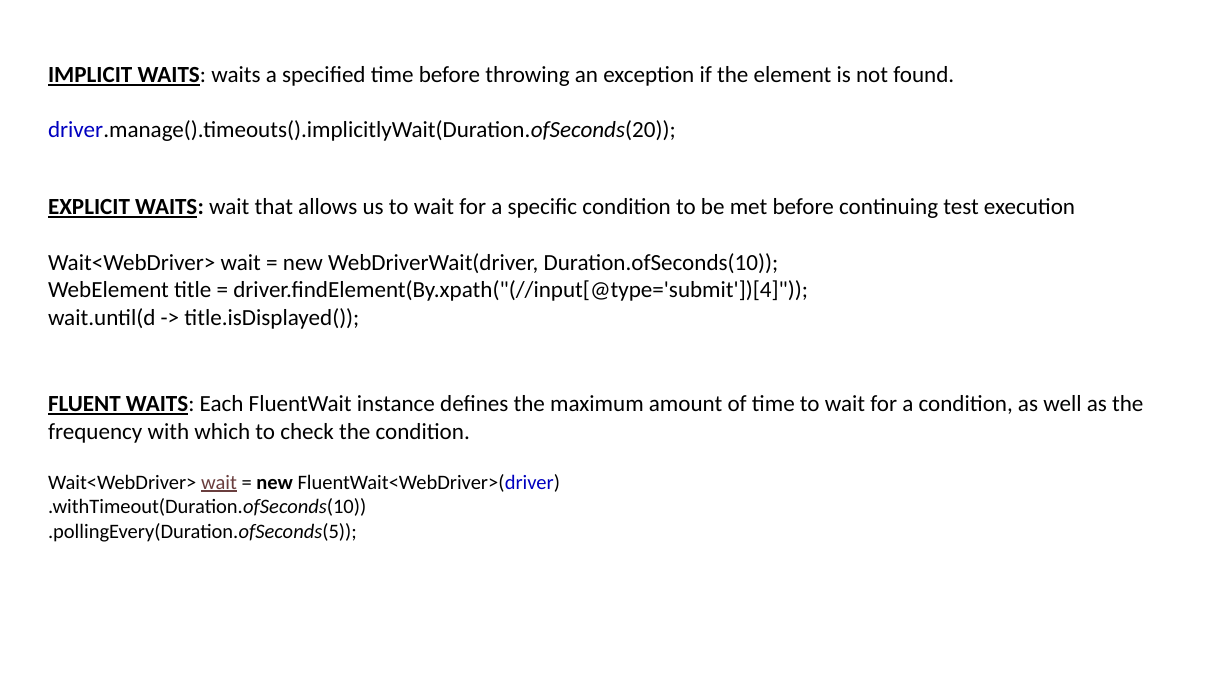
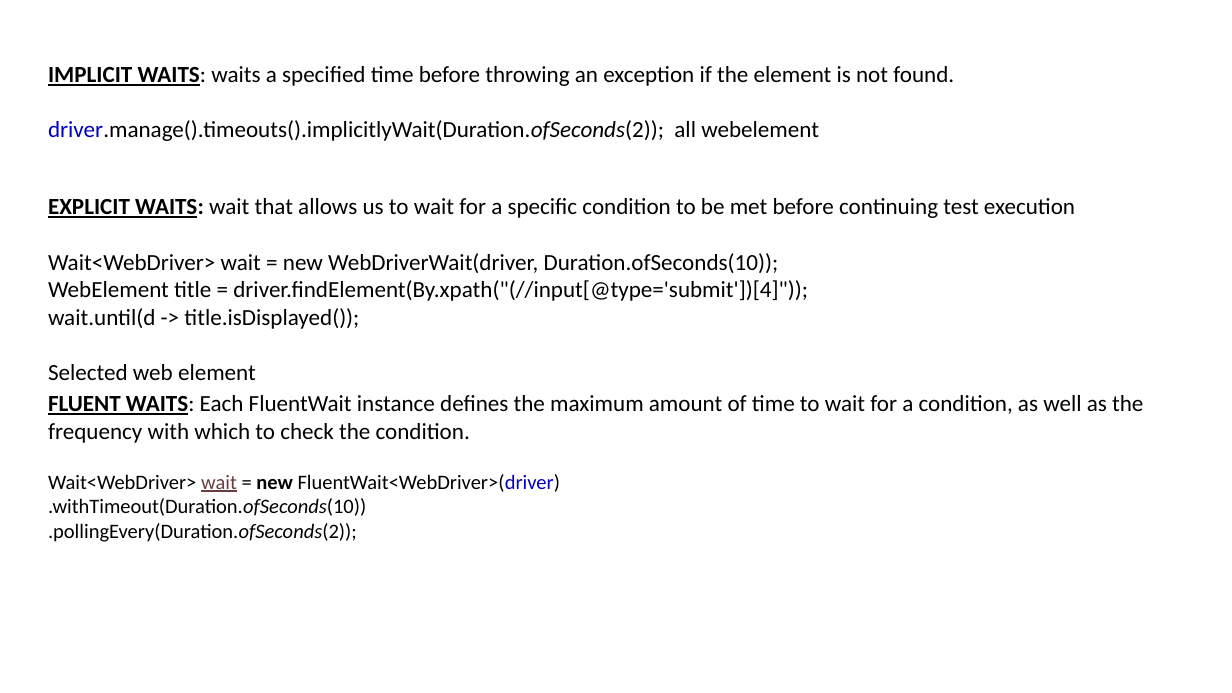
Before and after one commit to SoorajSundar1505/seleniumTraining, a slide deck: slide 57 of Selenium.pptx. Drawn at 1232x693 pixels with LibreOffice and Linux fonts; fonts in the diff are those of the drawing. Boxes give left, top, right and bottom in pixels: in the first picture for what was removed or moved away, otherwise in the second. Text is boxed around its words. In the diff, an @@ line names an element or a change of style, - is before the commit and + after.

```diff
--- a/Selenium.pptx
+++ b/Selenium.pptx
@@ text at [48,120,819,141]: text changed @@
-driver.manage().timeouts().implicitlyWait(Duration.ofSeconds(20));
+driver.manage().timeouts().implicitlyWait(Duration.ofSeconds(2)); all webelement
@@ text at [48,364,256,380]: paragraph added @@
+Selected web element
@@ text at [48,523,357,542]: text changed @@
-.pollingEvery(Duration.ofSeconds(5));
+.pollingEvery(Duration.ofSeconds(2));
```
Also in this commit, not shown: 2 other slides changed, 2 slides added.
